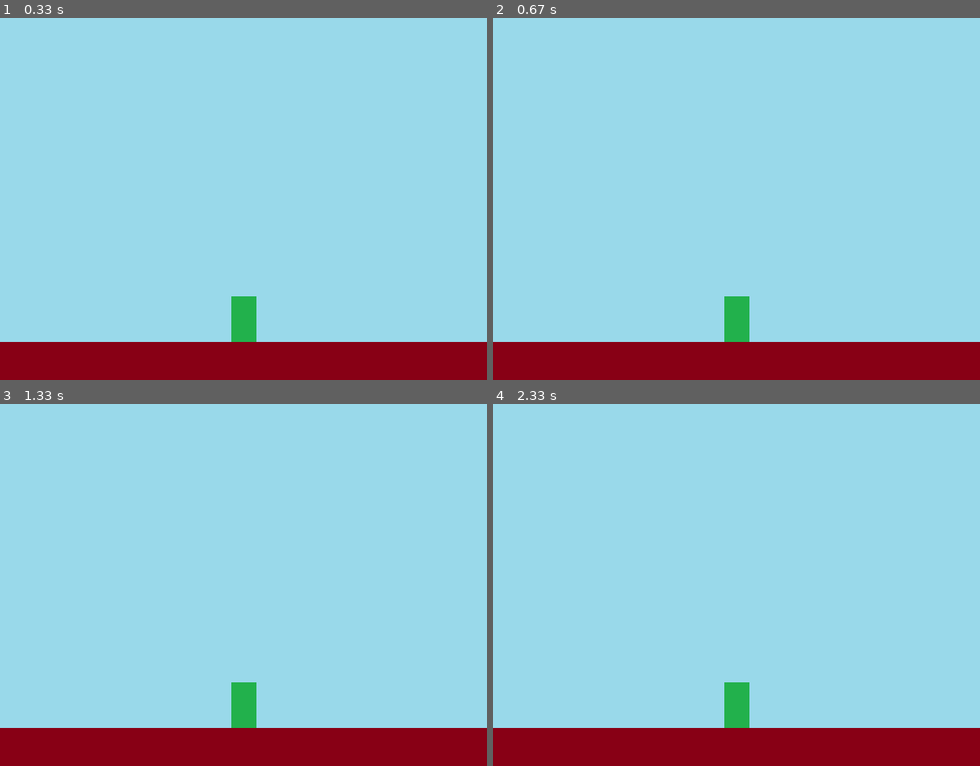
Above: before the commit, frames 1-4 (two rows, left to right).
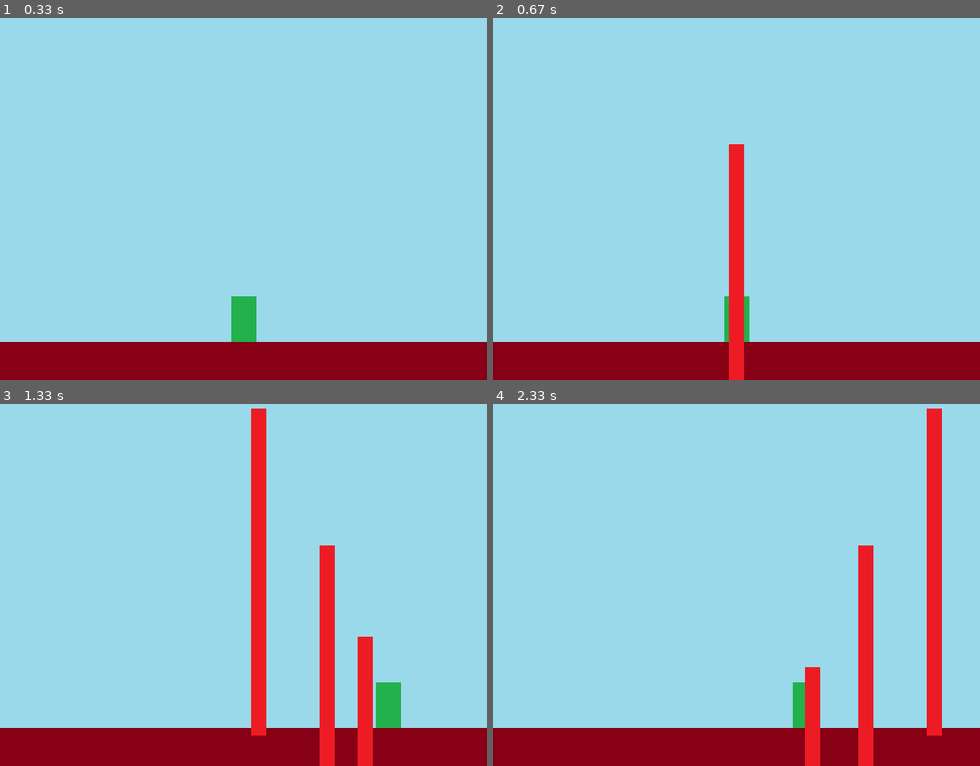
Above: after the commit, the same moments.

Repository: Niki62/pygame_pang
Game: pygame game, started from 03.ball.py
Same seed, same stepped clock (60 frames per second), same inputs: the game is played once before the commit and once after it.
Inputs:
- Up to frame 1 (0.33 s): no input
- Up to frame 2 (0.67 s): tap Space at 0.33 s
- Up to frame 3 (1.33 s): hold Right 0.67-1.13 s; tap Space at 0.73, 1.03, 1.23 s; hold Right from 1.17 s (still down)
- Up to frame 4 (2.33 s): tap Space at 1.53, 1.73, 2.03, 2.3 s; release Right at 1.63 s; hold Left 1.67-2.2 s; hold Left from 2.23 s (still down)

Frame 1 is identical in both runs. In frame 2, 2.0% of the frame differs, in the area x 48-52%, y 34-100%; in frame 3, 7.0%, in the area x 47-83%, y 1-100%; in frame 4, 6.5%.

Commit message:
무기 처리

Diff:
--- a/03.ball.py
+++ b/03.ball.py
@@ -4,6 +4,9 @@
 
 #초기화
 pygame.init()
+
+#프레임 설정
+clock = pygame.time.Clock()
 
 #생성
 screen_width=640
@@ -29,17 +32,63 @@
 character_height = character_size[1]
 character_x_pos = screen_width // 2 - character_width // 2
 character_y_pos = screen_height - stage_height - character_height
+character_speed = 0
+
+#무기이미지
+weapon = pygame.image.load(os.path.join(img_path, "weapon.png"))
+weapon_size = weapon.get_rect().size
+weapon_width = weapon_size[0]
+weapon_speed = 10
+
+#무기저장소
+weapons = []
+
 
 #게임루프
 running=True
 while running:
+    dt = clock.tick(60)
     for event in pygame.event.get():
         if event.type == pygame.QUIT:
             running=False
+
+        if event.type == pygame.KEYDOWN:
+            if event.key == pygame.K_LEFT:
+                character_speed -= 5
+            elif event.key == pygame.K_RIGHT:
+                character_speed += 5
+            elif event.key == pygame.K_SPACE:
+                weapon_x_pos = character_x_pos + (character_width//2)-(weapon_width//2)
+                weapon_y_pos = character_y_pos
+                weapons.append([weapon_x_pos, weapon_y_pos])
+
+        if event.type == pygame.KEYUP:
+            if event.key == pygame.K_LEFT or event.key == pygame.K_RIGHT == pygame.K_RIGHT:
+                    character_speed = 0
+
+    #게임 캐릭터 위치 업데이트
+    character_x_pos += character_speed
+
+    if character_x_pos < 0:
+        character_x_pos = 0
+    if character_x_pos > screen_width - character_width:
+        character_x_pos = screen_width - character_width
+
+    #무기 위치 조정
+    weapons = [[w[0], w[1] - weapon_speed] for w in weapons]
+
+    #천장에 닿은 무기 제거
+    weapons = [[w[0],w[1]] for w in weapons if w[1] > 0]
+    print(weapons)
+
     screen.blit(bg, (0,0))
     screen.blit(stage,(0,screen_height-stage_height))
     screen.blit(character,(character_x_pos,character_y_pos))
+    for one in weapons:
+        screen.blit(weapon, (one[0], one[1]))
     pygame.display.update()
+
+
 
 #종료
 pygame.quit()
